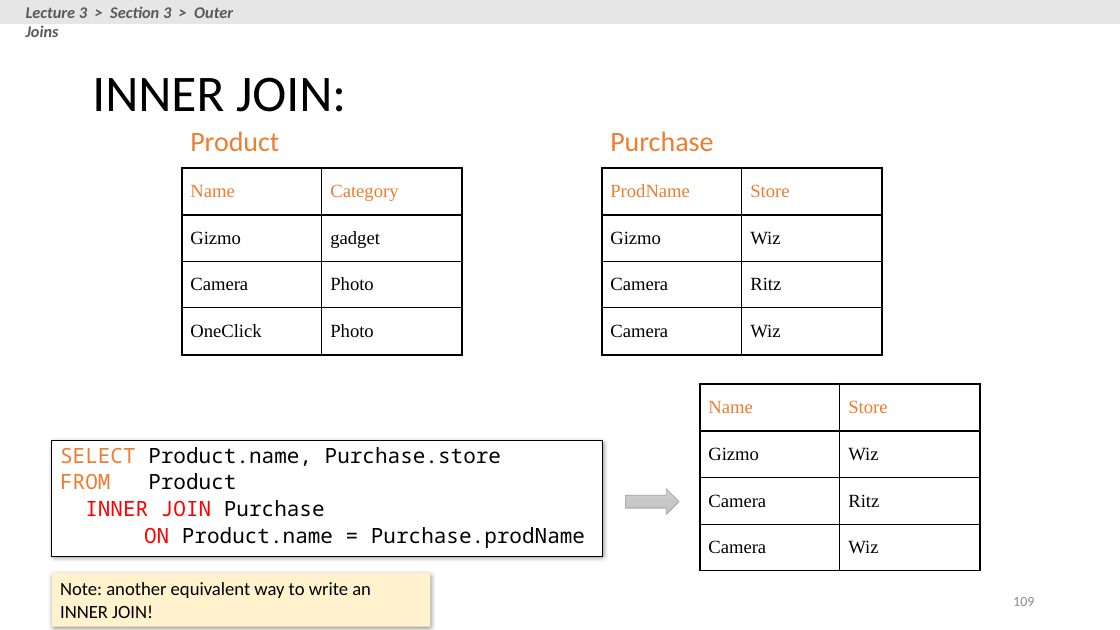
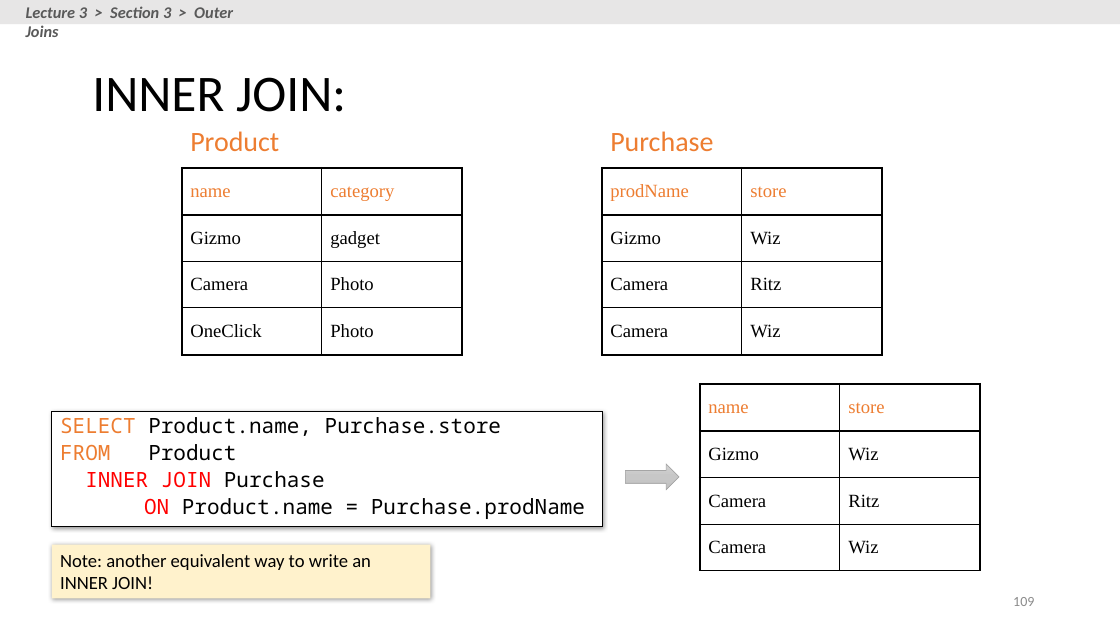
Before and after one commit to XIEQ/cs145-notebooks, a slide deck: slide 109 of lecture-2-3/Lecture_2_3_SQL.pptx. Drawn at 1120x630 pixels with LibreOffice and Linux fonts; fonts in the diff are those of the drawing. Boxes give left, top, right and bottom in pixels: in the first picture for what was removed or moved away, otherwise in the second. Text is boxed around its words. In the diff, an @@ line names an element or a change of style, - is before the commit and + after.

```diff
--- a/lecture-2-3/Lecture_2_3_SQL.pptx
+++ b/lecture-2-3/Lecture_2_3_SQL.pptx
@@ table at [182, 168, 463, 355] @@
-row 1, column 1: Name
+row 1, column 1: name
-row 1, column 2: Category
+row 1, column 2: category
@@ table at [602, 168, 883, 355] @@
-row 1, column 1: ProdName
+row 1, column 1: prodName
-row 1, column 2: Store
+row 1, column 2: store
@@ table at [700, 384, 981, 571] @@
-row 1, column 1: Name
+row 1, column 1: name
-row 1, column 2: Store
+row 1, column 2: store
@@ rectangle "SELECT Product.name, Purchase.store": place and size @@
-rectangle "SELECT Product.name, Purchase.store" at [52, 441, 602, 556]
+rectangle "SELECT Product.name, Purchase.store" at [52, 412, 602, 527]
@@ right arrow: place and size @@
-right arrow at [625, 489, 679, 515]
+right arrow at [625, 464, 679, 490]
@@ rectangle "Note: another equivalent way to ...": place and size @@
-rectangle "Note: another equivalent way to ..." at [52, 573, 431, 627]
+rectangle "Note: another equivalent way to ..." at [52, 544, 431, 598]
```
Also in this commit, not shown: 49 other slides changed, 7 other files.
